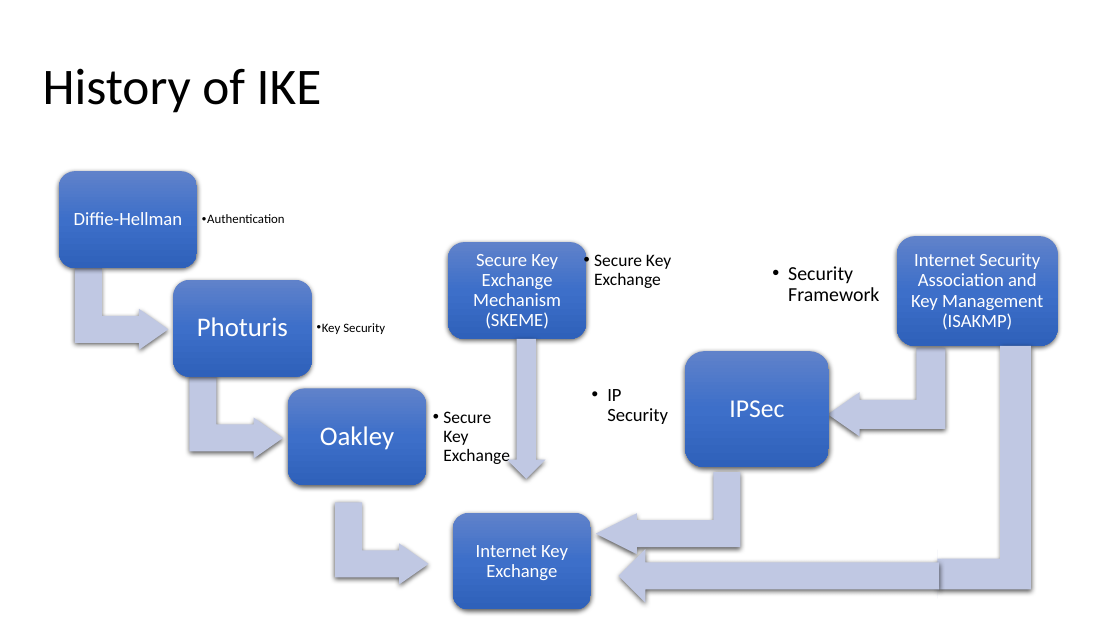
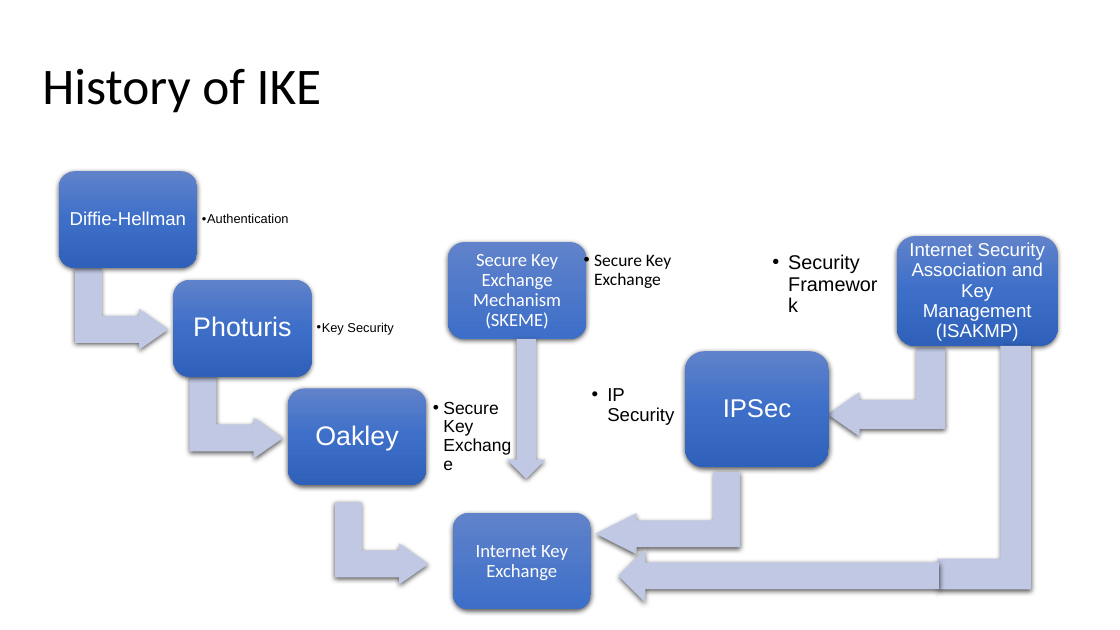
Before and after one commit to ndbellew/AppliedCryptography, a slide deck: slide 3 of Assignments/InternetKeyExchange/Internet Key Exchange.pptx. Drawn at 1120x630 pixels with LibreOffice and Linux fonts; fonts in the diff are those of the drawing. Boxes give left, top, right and bottom in pixels: in the first picture for what was removed or moved away, otherwise in the second. Text is boxed around its words. In the diff, an @@ line names an element or a change of style, - is before the commit and + after.

```diff
--- a/Assignments/InternetKeyExchange/Internet Key Exchange.pptx
+++ b/Assignments/InternetKeyExchange/Internet Key Exchange.pptx
@@ rounded rectangle at <box>448,242,586,339</box>: fill gradient #6183CB to #3E70CA to #3062BB to gradient #6082CA to #3D6FC9 @@
@@ text "Secure Key Exchange" at <box>594,254,671,288</box>: indent changed @@
@@ down arrow at <box>507,339,546,479</box>: fill #C1C9E4 to #C0C8E3; proportions changed @@
@@ font Calibri to Arial in 10 elements at <box>909,242,1045,341</box>, <box>788,254,860,273</box>, <box>723,399,791,418</box>, <box>607,388,674,425</box>, <box>70,211,186,225</box>, <box>202,213,289,223</box>, <box>193,316,291,337</box>, <box>317,322,393,335</box>, <box>315,425,398,450</box>, <box>443,401,557,580</box> @@
@@ rounded rectangle at <box>453,513,591,609</box>: fill gradient #6183CB to #3E70CA to #3062BB to gradient #6082CA to #3D6FC9 @@
@@ text "Internet Key Exchange" rewrapped from <box>476,545,568,580</box> to <box>476,545,568,560</box> @@
```
Also in this commit, not shown: 1 other slide changed, 1 other file.
